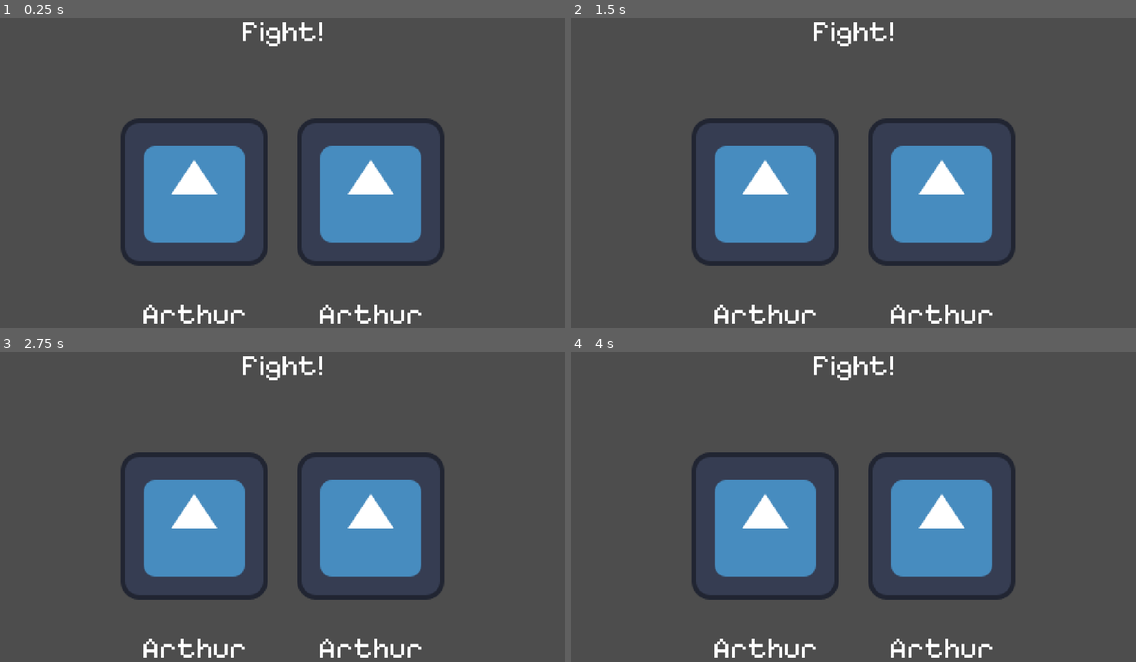
Above: before the commit, frames 1-4 (two rows, left to right).
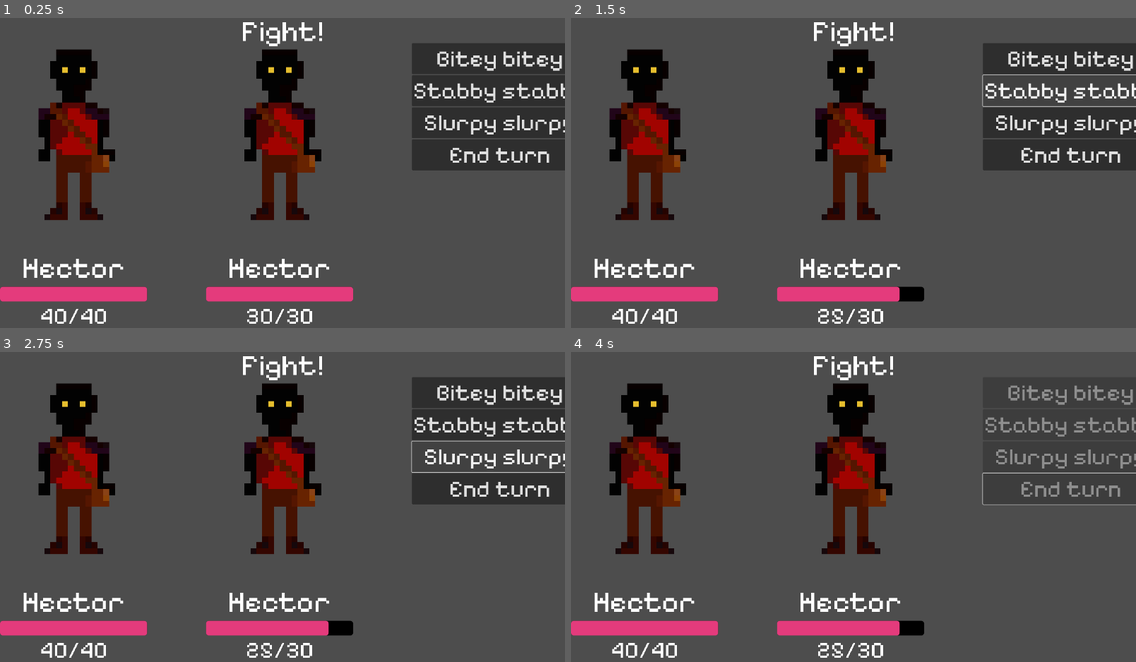
Above: after the commit, the same moments.

Repository: ostev/gamejam
Game: Godot game, scene res://scenes/BattleInterface.tscn
Two runs of this game, one before a commit and one after it. Both use one fixed random seed, a clock stepped at 60 frames per second and the inputs below. This scene is started directly instead of the project's main scene. The engine's default icon, where the game draws it, is replaced by a stand-in: a white triangle on a blue panel in a dark square.
Inputs (mouse positions are in pixels of both pictures, inside the frame that each line leads up to):
- Up to frame 1 (0.25 s): no input
- Up to frame 2 (1.5 s): click (1068, 58) at 0.5 s, where only the run after the commit has a clickable "Bitey bitey"; click (1068, 89) at 1.25 s, where only the run after the commit has a clickable "Stabby stabby"
- Up to frame 3 (2.75 s): click (497, 457) at 2 s, where only the run after the commit has a clickable "Slurpy slurpy"
- Up to frame 4 (4 s): click (1068, 488) at 2.75 s, where only the run after the commit has a clickable "End turn"; tap Enter at 3.5 s; hold D (right) from 3.53 s (still down)

The runs differ from the first frame. In frame 1, 37% of the frame differs, in the area x 0-100%, y 8-99%; in frame 2, 35%; in frame 3, 35%; in frame 4, 29%.
Error after the commit: Invalid access to property or key 'act' on a base object of type 'Control (CombatantUI)'. (res://src/EncounterUIManager.gd:32)

Commit message:
Work on battle system

Diff:
--- a/scenes/BattleInterface.tscn
+++ b/scenes/BattleInterface.tscn
@@ -1,6 +1,51 @@
-[gd_scene load_steps=2 format=3 uid="uid://budt11vpa7l0x"]
+[gd_scene load_steps=11 format=3 uid="uid://budt11vpa7l0x"]
 
-[ext_resource type="Texture2D" uid="uid://bumh5if4xovdf" path="res://icon.svg" id="1_7moto"]
+[ext_resource type="PackedScene" uid="uid://cbhlkm2jg87li" path="res://scenes/CombatantUI.tscn" id="1_7moto"]
+[ext_resource type="Script" uid="uid://l08hv0qk8605" path="res://src/EncounterUIManager.gd" id="1_itadv"]
+[ext_resource type="Script" uid="uid://c857khtsisd6s" path="res://src/CombatantDetails.gd" id="2_2u5e8"]
+[ext_resource type="Script" uid="uid://bt4e3r06vflvt" path="res://src/Encounter.gd" id="2_107yi"]
+[ext_resource type="Texture2D" uid="uid://d1uskpen07acg" path="res://assets/hector_frontview.png" id="3_w3uxd"]
+
+[sub_resource type="SpriteFrames" id="SpriteFrames_fix10"]
+animations = [{
+"frames": [{
+"duration": 1.0,
+"texture": ExtResource("3_w3uxd")
+}],
+"loop": true,
+"name": &"default",
+"speed": 5.0
+}]
+
+[sub_resource type="Resource" id="Resource_0kfng"]
+script = ExtResource("2_2u5e8")
+max_hp = 40
+name = "Hector"
+sprite_frames = SubResource("SpriteFrames_fix10")
+metadata/_custom_type_script = "uid://c857khtsisd6s"
+
+[sub_resource type="SpriteFrames" id="SpriteFrames_3tund"]
+animations = [{
+"frames": [{
+"duration": 1.0,
+"texture": ExtResource("3_w3uxd")
+}],
+"loop": true,
+"name": &"default",
+"speed": 5.0
+}]
+
+[sub_resource type="Resource" id="Resource_jelp1"]
+script = ExtResource("2_2u5e8")
+max_hp = 30
+name = "Slime"
+sprite_frames = SubResource("SpriteFrames_3tund")
+metadata/_custom_type_script = "uid://c857khtsisd6s"
+
+[sub_resource type="Resource" id="Resource_v40jm"]
+script = ExtResource("2_107yi")
+combatants = [SubResource("Resource_0kfng"), SubResource("Resource_jelp1")]
+metadata/_custom_type_script = "uid://bt4e3r06vflvt"
 
 [node name="BattleInterface" type="Control"]
 layout_mode = 3
@@ -9,6 +54,8 @@
 anchor_bottom = 1.0
 grow_horizontal = 2
 grow_vertical = 2
+script = ExtResource("1_itadv")
+encounter = SubResource("Resource_v40jm")
 
 [node name="Label" type="Label" parent="."]
 layout_mode = 1
@@ -25,48 +72,46 @@
 vertical_alignment = 1
 
 [node name="MarginContainer" type="MarginContainer" parent="."]
-layout_mode = 1
-anchors_preset = 7
-anchor_left = 0.5
-anchor_top = 1.0
-anchor_right = 0.5
-anchor_bottom = 1.0
-offset_left = -550.0
-offset_top = -724.0
-offset_right = 550.0
-grow_horizontal = 2
-grow_vertical = 0
+layout_mode = 0
+offset_right = 40.0
+offset_bottom = 40.0
+theme_override_constants/margin_top = 100
 
 [node name="HBoxContainer" type="HBoxContainer" parent="MarginContainer"]
 layout_mode = 2
-theme_override_constants/separation = 100
+theme_override_constants/separation = 700
+
+[node name="CombatantUI1" parent="MarginContainer/HBoxContainer" instance=ExtResource("1_7moto")]
+layout_mode = 2
+
+[node name="CombatantUI2" parent="MarginContainer/HBoxContainer" instance=ExtResource("1_7moto")]
+layout_mode = 2
+
+[node name="ButtonsContainer" type="VBoxContainer" parent="MarginContainer/HBoxContainer"]
+layout_mode = 2
+
+[node name="Button" type="Button" parent="MarginContainer/HBoxContainer/ButtonsContainer"]
+layout_mode = 2
+theme_override_font_sizes/font_size = 80
+text = "Bitey bitey"
+
+[node name="Button2" type="Button" parent="MarginContainer/HBoxContainer/ButtonsContainer"]
+layout_mode = 2
+theme_override_font_sizes/font_size = 80
+text = "Stabby stabby"
+
+[node name="Button3" type="Button" parent="MarginContainer/HBoxContainer/ButtonsContainer"]
+layout_mode = 2
+theme_override_font_sizes/font_size = 80
+text = "Slurpy slurpy"
+
+[node name="Button4" type="Button" parent="MarginContainer/HBoxContainer/ButtonsContainer"]
+layout_mode = 2
+theme_override_font_sizes/font_size = 80
+text = "End turn"
 
 [node name="VBoxContainer" type="VBoxContainer" parent="MarginContainer/HBoxContainer"]
-custom_minimum_size = Vector2(500, 0)
 layout_mode = 2
 
-[node name="TextureRect" type="TextureRect" parent="MarginContainer/HBoxContainer/VBoxContainer"]
-custom_minimum_size = Vector2(0, 600)
-layout_mode = 2
-texture = ExtResource("1_7moto")
-stretch_mode = 4
-
-[node name="Label" type="Label" parent="MarginContainer/HBoxContainer/VBoxContainer"]
-layout_mode = 2
-text = "Arthur"
-horizontal_alignment = 1
-
-[node name="VBoxContainer2" type="VBoxContainer" parent="MarginContainer/HBoxContainer"]
-custom_minimum_size = Vector2(500, 0)
-layout_mode = 2
-
-[node name="TextureRect" type="TextureRect" parent="MarginContainer/HBoxContainer/VBoxContainer2"]
-custom_minimum_size = Vector2(0, 600)
-layout_mode = 2
-texture = ExtResource("1_7moto")
-stretch_mode = 4
-
-[node name="Label" type="Label" parent="MarginContainer/HBoxContainer/VBoxContainer2"]
-layout_mode = 2
-text = "Arthur"
-horizontal_alignment = 1
+[connection signal="pressed" from="MarginContainer/HBoxContainer/ButtonsContainer/Button" to="." method="_on_bitey_button_pressed"]
+[connection signal="pressed" from="MarginContainer/HBoxContainer/ButtonsContainer/Button4" to="." method="_on_end_turn_pressed"]
--- /dev/null
+++ b/scenes/CombatantUI.tscn
@@ -0,0 +1,80 @@
+[gd_scene load_steps=6 format=3 uid="uid://cbhlkm2jg87li"]
+
+[ext_resource type="Script" uid="uid://dqqn7dh56srr6" path="res://src/CombatantUI.gd" id="1_ck3ju"]
+[ext_resource type="Texture2D" uid="uid://d1uskpen07acg" path="res://assets/hector_frontview.png" id="2_ck3ju"]
+
+[sub_resource type="SpriteFrames" id="SpriteFrames_4e56r"]
+animations = [{
+"frames": [{
+"duration": 1.0,
+"texture": ExtResource("2_ck3ju")
+}],
+"loop": true,
+"name": &"default",
+"speed": 5.0
+}]
+
+[sub_resource type="StyleBoxFlat" id="StyleBoxFlat_ck3ju"]
+bg_color = Color(0, 0, 0, 1)
+corner_radius_top_left = 10
+corner_radius_top_right = 10
+corner_radius_bottom_right = 10
+corner_radius_bottom_left = 10
+
+[sub_resource type="StyleBoxFlat" id="StyleBoxFlat_4e56r"]
+bg_color = Color(0.89524317, 0.23186323, 0.48749578, 1)
+corner_radius_top_left = 10
+corner_radius_top_right = 10
+corner_radius_bottom_right = 10
+corner_radius_bottom_left = 10
+
+[node name="CombatantUI" type="Control" node_paths=PackedStringArray("animated_sprite")]
+layout_mode = 3
+anchors_preset = 15
+anchor_right = 1.0
+anchor_bottom = 1.0
+grow_horizontal = 2
+grow_vertical = 2
+script = ExtResource("1_ck3ju")
+animated_sprite = NodePath("VBoxContainer/MarginContainer/AnimatedSprite2D")
+
+[node name="VBoxContainer" type="VBoxContainer" parent="."]
+custom_minimum_size = Vector2(500, 0)
+layout_mode = 0
+
+[node name="MarginContainer" type="MarginContainer" parent="VBoxContainer"]
+custom_minimum_size = Vector2(0, 700)
+layout_mode = 2
+
+[node name="AnimatedSprite2D" type="AnimatedSprite2D" parent="VBoxContainer/MarginContainer"]
+position = Vector2(90.99999, 0.99999994)
+scale = Vector2(20, 20)
+sprite_frames = SubResource("SpriteFrames_4e56r")
+centered = false
+
+[node name="Label" type="Label" parent="VBoxContainer"]
+layout_mode = 2
+text = "Hector"
+horizontal_alignment = 1
+
+[node name="HealthBar" type="ProgressBar" parent="VBoxContainer"]
+custom_minimum_size = Vector2(0, 50)
+layout_mode = 2
+theme_override_font_sizes/font_size = 50
+theme_override_styles/background = SubResource("StyleBoxFlat_ck3ju")
+theme_override_styles/fill = SubResource("StyleBoxFlat_4e56r")
+max_value = 50.0
+value = 48.0
+show_percentage = false
+
+[node name="CenterContainer" type="CenterContainer" parent="VBoxContainer/HealthBar"]
+custom_minimum_size = Vector2(500, 200)
+layout_mode = 0
+offset_right = 40.0
+offset_bottom = 40.0
+
+[node name="HealthLabel" type="Label" parent="VBoxContainer/HealthBar/CenterContainer"]
+layout_mode = 2
+theme_override_font_sizes/font_size = 80
+text = "48/50"
+horizontal_alignment = 1
--- a/src/Combatant.gd
+++ /dev/null
@@ -1,5 +0,0 @@
-class_name Combatant extends Resource
-
-@export var health: int
-@export var name: String
-@export var sprite_frames: SpriteFrames
--- /dev/null
+++ b/src/CombatantDetails.gd
@@ -0,0 +1,5 @@
+class_name CombatantDetails extends Resource
+
+@export var max_hp: int
+@export var name: String
+@export var sprite_frames: SpriteFrames
--- /dev/null
+++ b/src/CombatantUI.gd
@@ -0,0 +1,32 @@
+class_name CombatantUI extends Control
+
+@export var details: CombatantDetails
+@export var animated_sprite: AnimatedSprite2D
+var hp: int = 0
+
+@onready var health_bar: ProgressBar = $VBoxContainer/HealthBar
+@onready var health_label: Label = $VBoxContainer/HealthBar/CenterContainer/HealthLabel
+
+func _ready() -> void:
+    pass
+
+func set_details():
+    print(animated_sprite)
+    animated_sprite.sprite_frames = details.sprite_frames
+    _set_hp(details.max_hp)
+    health_bar.max_value = details.max_hp
+
+
+func die():
+    pass
+
+func damage(amount: int) -> void:
+    _set_hp(hp - amount)
+
+    if hp < 0:
+        die()
+
+func _set_hp(new_hp: int) -> void:
+    hp = new_hp
+    health_bar.value = new_hp
+    health_label.text = "%s/%s" % [new_hp, details.max_hp]
--- a/src/Encounter.gd
+++ b/src/Encounter.gd
@@ -1,3 +1,3 @@
-extends Resource
+class_name Encounter extends Resource
 
 @export var combatants: Array
--- a/src/EncounterManager.gd
+++ /dev/null
@@ -1 +0,0 @@
-extends Node2D
--- /dev/null
+++ b/src/EncounterUIManager.gd
@@ -0,0 +1,36 @@
+extends Control
+
+@export var encounter: Encounter
+@onready var combatant1: CombatantUI = $MarginContainer/HBoxContainer/CombatantUI1
+@onready var combatant2: CombatantUI = $MarginContainer/HBoxContainer/CombatantUI2
+
+@onready var button_container: VBoxContainer = $MarginContainer/HBoxContainer/ButtonsContainer
+
+var turn_index: int = 0
+
+func _ready() -> void:
+	set_combatant_details(0, combatant1)
+	set_combatant_details(1, combatant2)
+
+func set_combatant_details(index: int, combatant: CombatantUI) -> void:
+	combatant.details = encounter.combatants[index]
+	combatant.set_details()
+
+func _is_player_turn() -> bool:
+	return turn_index % 2 == 0
+
+func _on_end_turn_pressed() -> void:
+	_next_turn()
+
+func _next_turn() -> void:
+	turn_index += 1
+
+	for button in button_container.get_children():
+		button.disabled = !_is_player_turn()
+
+	if !_is_player_turn():
+		combatant2.act
+
+
+func _on_bitey_button_pressed() -> void:
+	combatant2.damage(5)
Renamed: assets/hector_frontview.png.png -> assets/hector_frontview.png
Not shown, changed: assets/hector_frontview.png.import
Not shown, removed: src/Combatant.gd.uid
Not shown, added: src/CombatantDetails.gd.uid
Not shown, added: src/CombatantUI.gd.uid
Not shown, removed: src/EncounterManager.gd.uid
Not shown, added: src/EncounterUIManager.gd.uid
